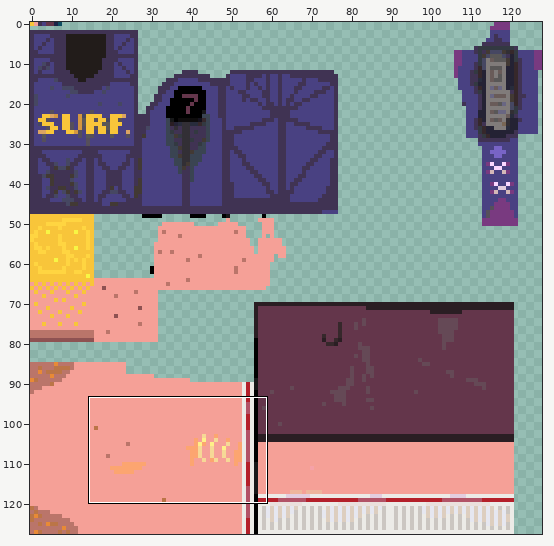
A sprite sheet gets an edit: Assets/Models/Charachters/SurferBodyUV.png. The first picture is a wide view before the edit; the outline marks the close-up.
Close-up. The starting point:
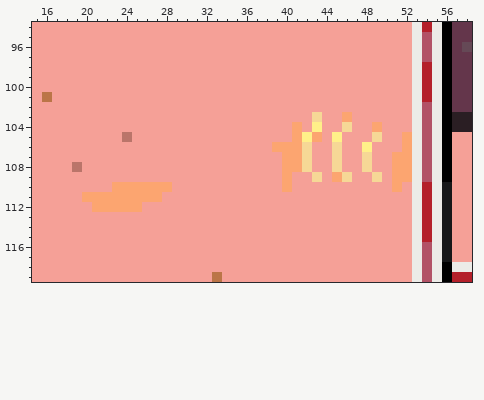
The file is 128x128 pixels. Colours within 5 levels of each other are drawn and written as one. Shown: x 15..58, y 94..119. The commit also changed other parts of the picture, which this record leaves out.
Now the later version:
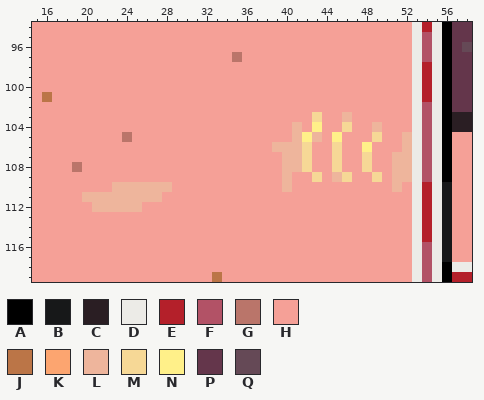
Palette (. is transparent): A #000000  B #171819  C #2a1e23  D #ecebe7  E #b4202a  F #b25266  G #ba756a  H #f5a097  J #bb7547  K #fca570  L #eeb59c  M #f6d896  N #fff089  P #64364b  Q #654956
Changes in this commit:
y 97: x 35 H -> G
y 103: x 46 K -> L
y 104: x 41 K -> L; x 49 K -> L
y 105: x 41 K -> L; x 43 K -> L; x 52 K -> L
y 106: x 39..41 KKK -> LLL; x 52 K -> L
y 107..108: x 40..41 KK -> LL; x 51..52 KK -> LL
y 109: x 40 K -> L; x 45 K -> L; x 51..52 KK -> LL
y 110: x 23..28 KKKKKK -> LLLLLL; x 40 K -> L; x 51 K -> L
y 111: x 20..27 KKKKKKKK -> LLLLLLLL
y 112: x 21..25 KKKKK -> LLLLL
